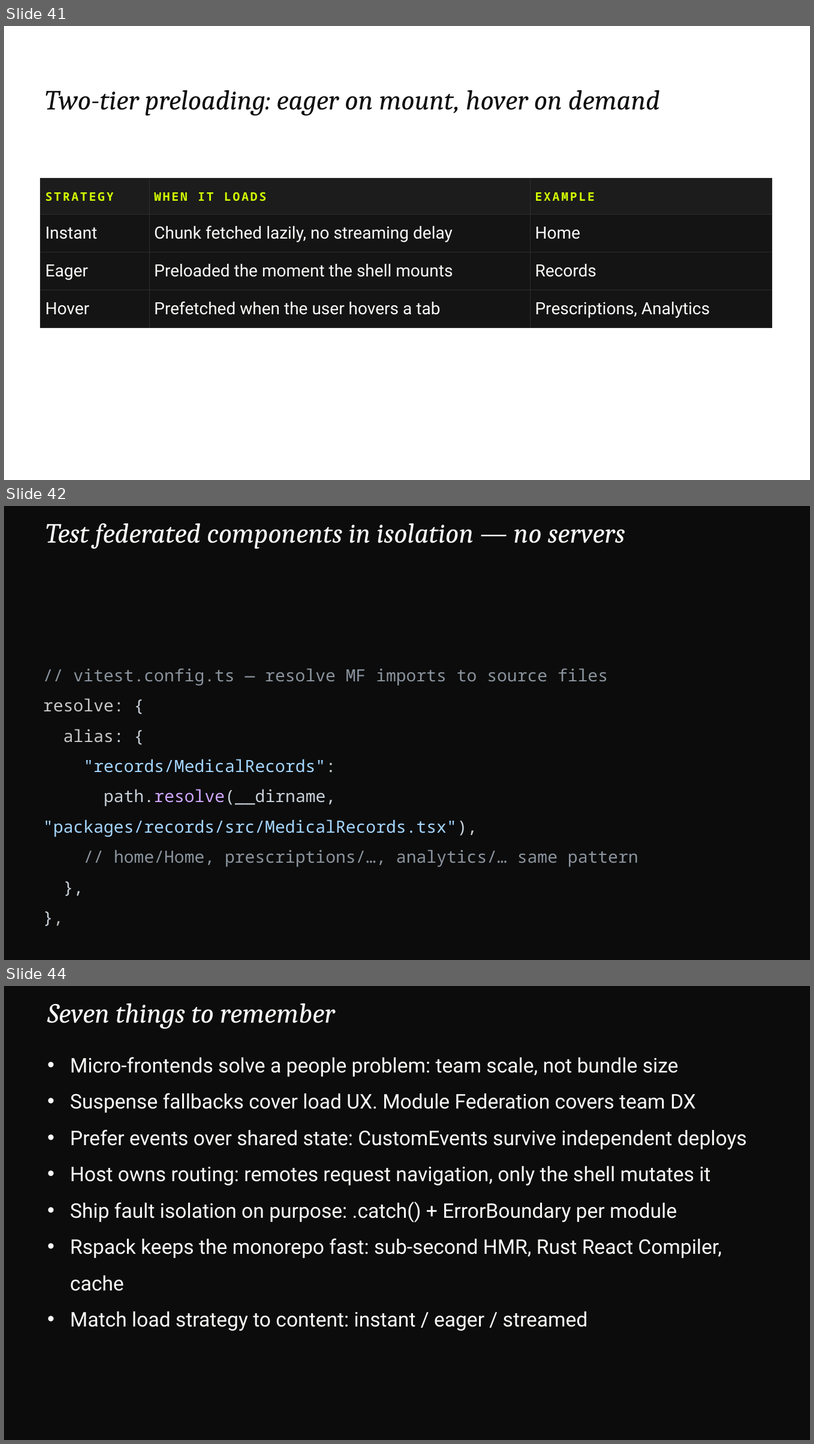
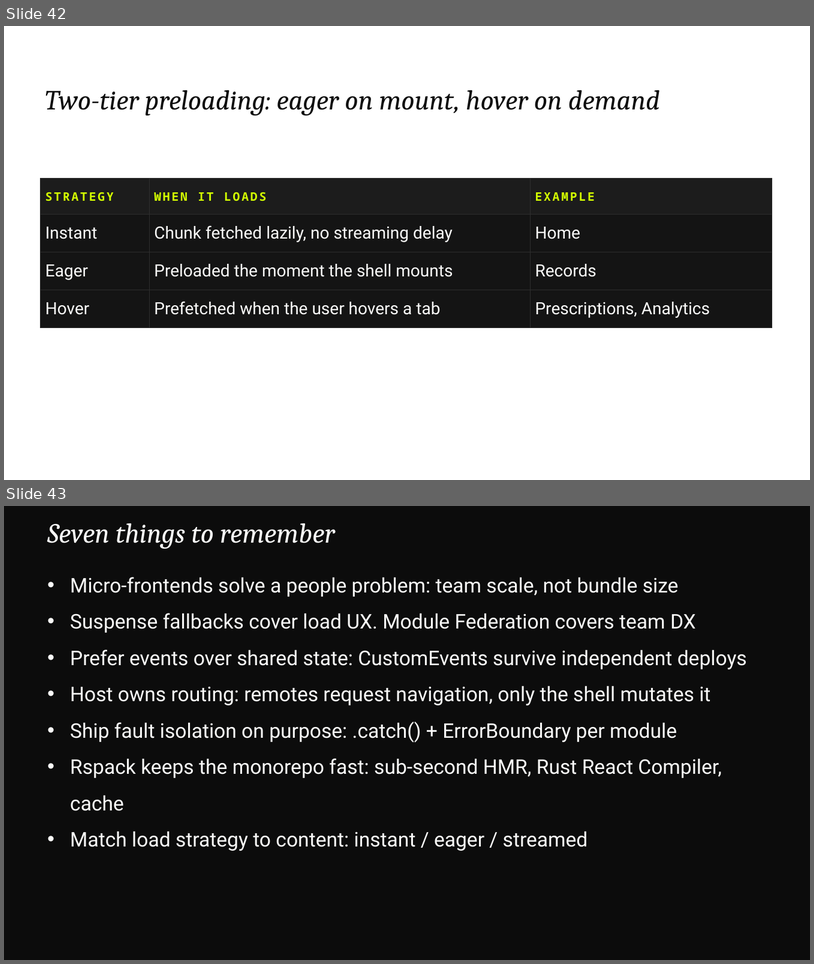
Before and after one commit to devlinduldulao/module-federation-demo, a slide deck: presentation/module-federation.pptx. Shown one above the other, each under a label of ours: slides 41, 42 and 44 before the commit, slides 42 and 43 after it; the slides between them are not shown. The pictures are 814x1444 and 814x964 pixels, drawn with LibreOffice and Linux fonts; fonts in the diff are those of the drawing. Boxes give left, top, right and bottom in pixels: in the first picture for what was removed or moved away, otherwise in the second. Text is boxed around its words. In the diff, an @@ line names an element or a change of style, - is before the commit and + after.

```diff
--- a/presentation/module-federation.pptx
+++ b/presentation/module-federation.pptx
@@ slide 42 removed at [4, 506, 810, 960], background #0C0C0C @@
@@ text removed at [45, 523, 626, 549] @@
-Test federated components in isolation — no servers
@@ text removed at [43, 668, 639, 867] @@
-// vitest.config.ts — resolve MF imports to source files
-resolve: {
-alias: {
-"records/MedicalRecords":
-path.resolve(__dirname, "packages/records/src/MedicalRecords.tsx"),
-// home/Home, prescriptions/…, analytics/… same pattern
-},
-},
@@ what was slide 41 is now slide 42 @@
@@ what was slide 44 is now slide 43 @@
```
Also in this commit, not shown: 20 slides changed, 1 slide added, 1 other slide removed, 27 other files.
